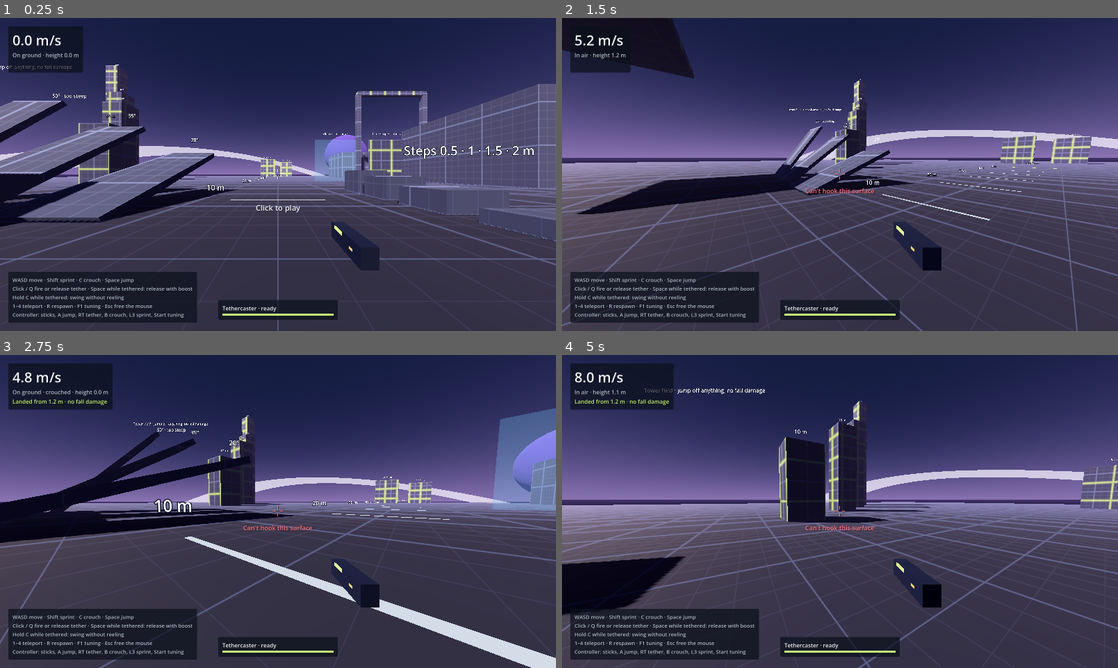
Above: before the commit, frames 1-4 (two rows, left to right).
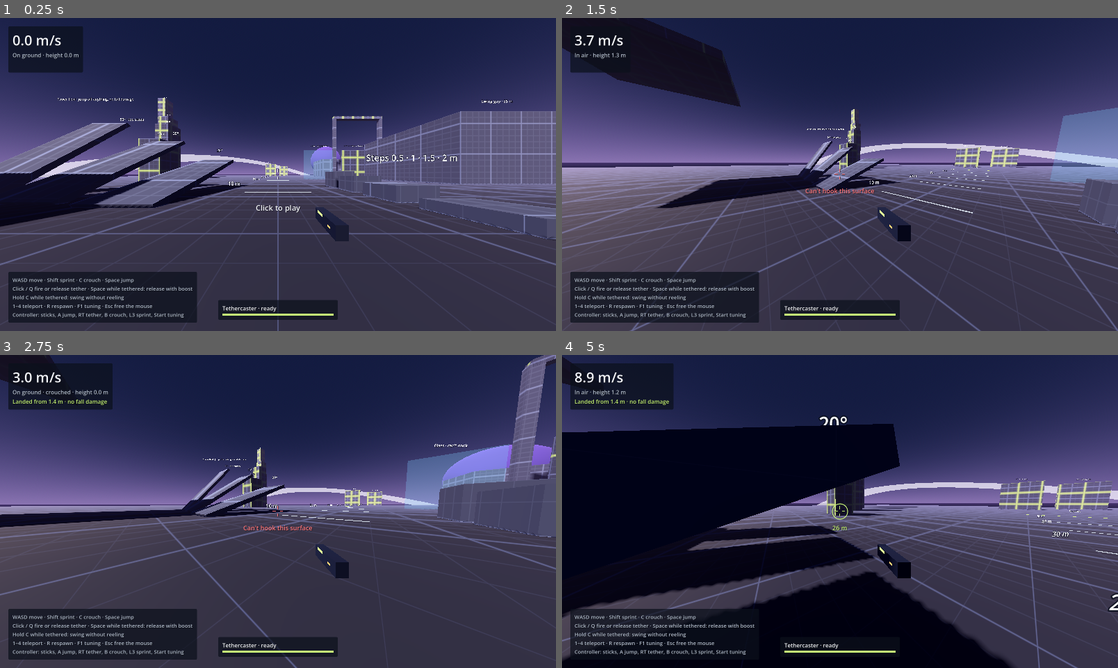
Above: after the commit, the same moments.

Repository: EOSHunter/orbit-battle-royale
Game: Godot game, scene res://scenes/playground.tscn
The game is run twice, just before and just after one commit, with the same random seed, the same clock (stepped at 60 frames per second) and the same inputs.
Inputs (mouse positions are in pixels of both pictures, inside the frame that each line leads up to):
- Up to frame 1 (0.25 s): no input
- Up to frame 2 (1.5 s): tap Enter at 0.5 s; move the mouse to (962, 158) at 0.52 s; hold D (move_right) 0.53-1.28 s; hold Shift (sprint) 0.53-1.28 s; click (962, 158) at 0.67 s; tap Space (jump) at 0.77, 0.8, 1.07, 1.35 s; move the mouse to (812, 174) at 1.27 s; hold W (move_forward) from 1.28 s (still down)
- Up to frame 3 (2.75 s): keep holding W (move_forward); tap Space (jump) at 1.52, 1.82, 2.3 s; tap Shift (sprint) at 1.55 s; move the mouse to (289, 505) at 2.02 s; hold C (crouch) from 2.03 s (still down)
- Up to frame 4 (5 s): keep holding W (move_forward); move the mouse to (834, 517) at 2.77 s; release C (crouch) at 2.78 s; click (834, 517) at 2.85 s; tap Space (jump) at 3.02, 3.32, 3.77, 3.8, 4.07, 4.52, 4.82 s; tap Shift (sprint) at 3.05, 4.55 s; move the mouse to (878, 514) at 3.52 s; hold Shift (sprint) 3.53-4.28 s; move the mouse to (795, 508) at 4.27 s; tap Ctrl at 4.35 s

The runs differ from the first frame. In frame 1, 16% of the frame differs, in the area x 0-100%, y 14-81%; in frame 2, 17%; in frame 3, 20%; in frame 4, 39%, in the area x 0-100%, y 0-100%.

Commit message:
Add CI for the game and adopt playtested movement defaults
- .github/workflows/game.yml: on every push touching game/, install
  Godot 4.7.2 (cached, web template only), run the headless movement
  checks, and export the web build. Pushes to main publish it to GitHub
  Pages.
- MoveTuning defaults now use the first playtested pass: slower walk and
  sprint, higher jump and gravity, stronger air control and swing
  steering, bigger jump-release boost, 110° field of view.

Co-Authored-By: Claude Opus 5.5 <noreply@anthropic.com>

Diff:
--- a/game/scripts/move_tuning.gd
+++ b/game/scripts/move_tuning.gd
@@ -2,11 +2,11 @@
 extends Resource
 ## Every number the movement and Tethercaster feel depends on. Kept apart from
 ## the code so it can be tuned live (F1 in the playground) and saved as data.
-## All values are starting points for playtesting, not balance decisions.
+## Defaults are the first playtested pass (2026-10-11), not final balance.
 
 @export_group("Ground")
-@export_range(1.0, 15.0, 0.1, "suffix:m/s") var walk_speed := 5.5
-@export_range(1.0, 20.0, 0.1, "suffix:m/s") var sprint_speed := 8.5
+@export_range(1.0, 15.0, 0.1, "suffix:m/s") var walk_speed := 3.6
+@export_range(1.0, 20.0, 0.1, "suffix:m/s") var sprint_speed := 6.3
 @export_range(0.5, 8.0, 0.1, "suffix:m/s") var crouch_speed := 3.0
 @export_range(5.0, 150.0, 1.0, "suffix:m/s²") var ground_accel := 60.0
 @export_range(5.0, 150.0, 1.0, "suffix:m/s²") var ground_decel := 45.0
@@ -14,10 +14,10 @@
 @export_range(1.0, 60.0, 0.5, "suffix:m/s²") var overspeed_friction := 10.0
 
 @export_group("Air")
-@export_range(5.0, 40.0, 0.5, "suffix:m/s²") var gravity := 20.0
-@export_range(2.0, 15.0, 0.1, "suffix:m/s") var jump_velocity := 6.8
-@export_range(1.0, 15.0, 0.1, "suffix:m/s") var air_speed := 6.0
-@export_range(1.0, 100.0, 1.0, "suffix:m/s²") var air_accel := 40.0
+@export_range(5.0, 40.0, 0.5, "suffix:m/s²") var gravity := 23.5
+@export_range(2.0, 15.0, 0.1, "suffix:m/s") var jump_velocity := 7.9
+@export_range(1.0, 15.0, 0.1, "suffix:m/s") var air_speed := 8.3
+@export_range(1.0, 100.0, 1.0, "suffix:m/s²") var air_accel := 3.0
 @export_range(0.0, 0.4, 0.01, "suffix:s") var coyote_time := 0.12
 @export_range(0.0, 0.4, 0.01, "suffix:s") var jump_buffer := 0.12
 
@@ -25,13 +25,13 @@
 @export_range(10.0, 120.0, 1.0, "suffix:m") var grapple_range := 45.0
 @export_range(0.0, 40.0, 0.5, "suffix:m/s") var reel_speed := 12.0
 @export_range(0.0, 80.0, 1.0, "suffix:m/s²") var reel_accel := 28.0
-@export_range(0.0, 40.0, 0.5, "suffix:m/s²") var swing_steer := 10.0
+@export_range(0.0, 40.0, 0.5, "suffix:m/s²") var swing_steer := 24.0
 @export_range(0.5, 10.0, 0.1, "suffix:m") var min_rope := 3.0
 @export_range(10.0, 80.0, 1.0, "suffix:m/s") var grapple_max_speed := 30.0
-@export_range(0.0, 15.0, 0.1, "suffix:m/s") var release_boost := 4.5
+@export_range(0.0, 15.0, 0.1, "suffix:m/s") var release_boost := 9.0
 @export_range(0.0, 15.0, 0.1, "suffix:s") var grapple_cooldown := 3.0
 
 @export_group("Look")
 @export_range(0.1, 3.0, 0.05) var mouse_sensitivity := 1.0
 @export_range(0.5, 8.0, 0.1, "suffix:rad/s") var stick_sensitivity := 3.2
-@export_range(60.0, 120.0, 1.0, "suffix:°") var fov := 90.0
+@export_range(60.0, 120.0, 1.0, "suffix:°") var fov := 110.0
Not shown, added: .github/workflows/game.yml
